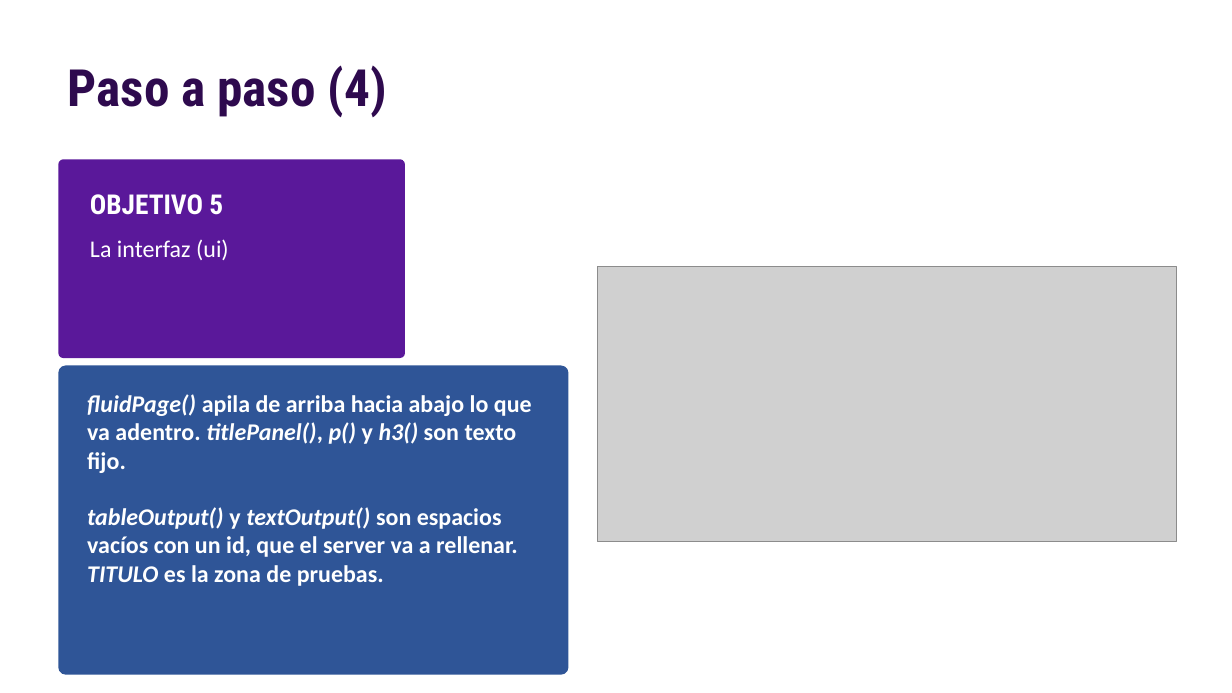
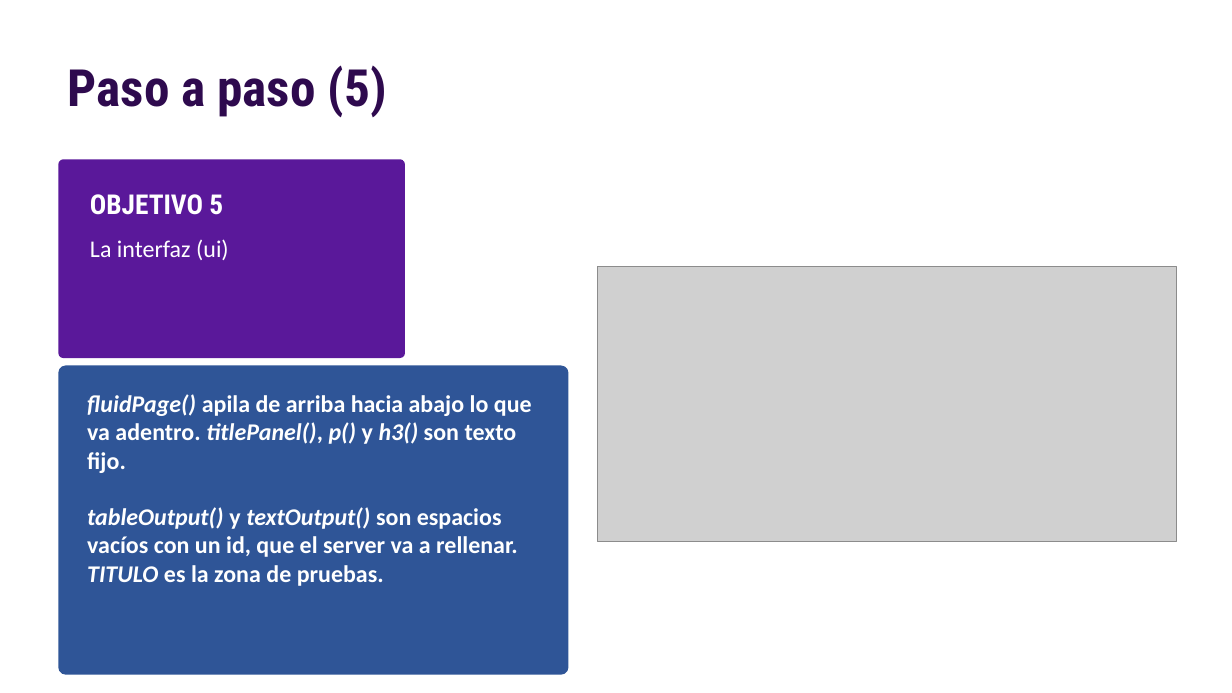
Before and after one commit to nahura99/visualizacion_datos_shiny, a slide deck: slide 15 of clase1/clase1.pptx (slide 14 before the commit). Drawn at 1232x693 pixels with LibreOffice and Linux fonts; fonts in the diff are those of the drawing; grey boxes stand for pictures. Boxes give left, top, right and bottom in pixels: in the first picture for what was removed or moved away, otherwise in the second. Text is boxed around its words. In the diff, an @@ line names an element or a change of style, - is before the commit and + after.

```diff
--- a/clase1/clase1.pptx
+++ b/clase1/clase1.pptx
@@ text at (x1=68, y1=65, x2=387, y2=117): text changed @@
-Paso a paso (4)
+Paso a paso (5)
```
Also in this commit, not shown: 6 other slides changed, 3 slides added, 5 other files.
